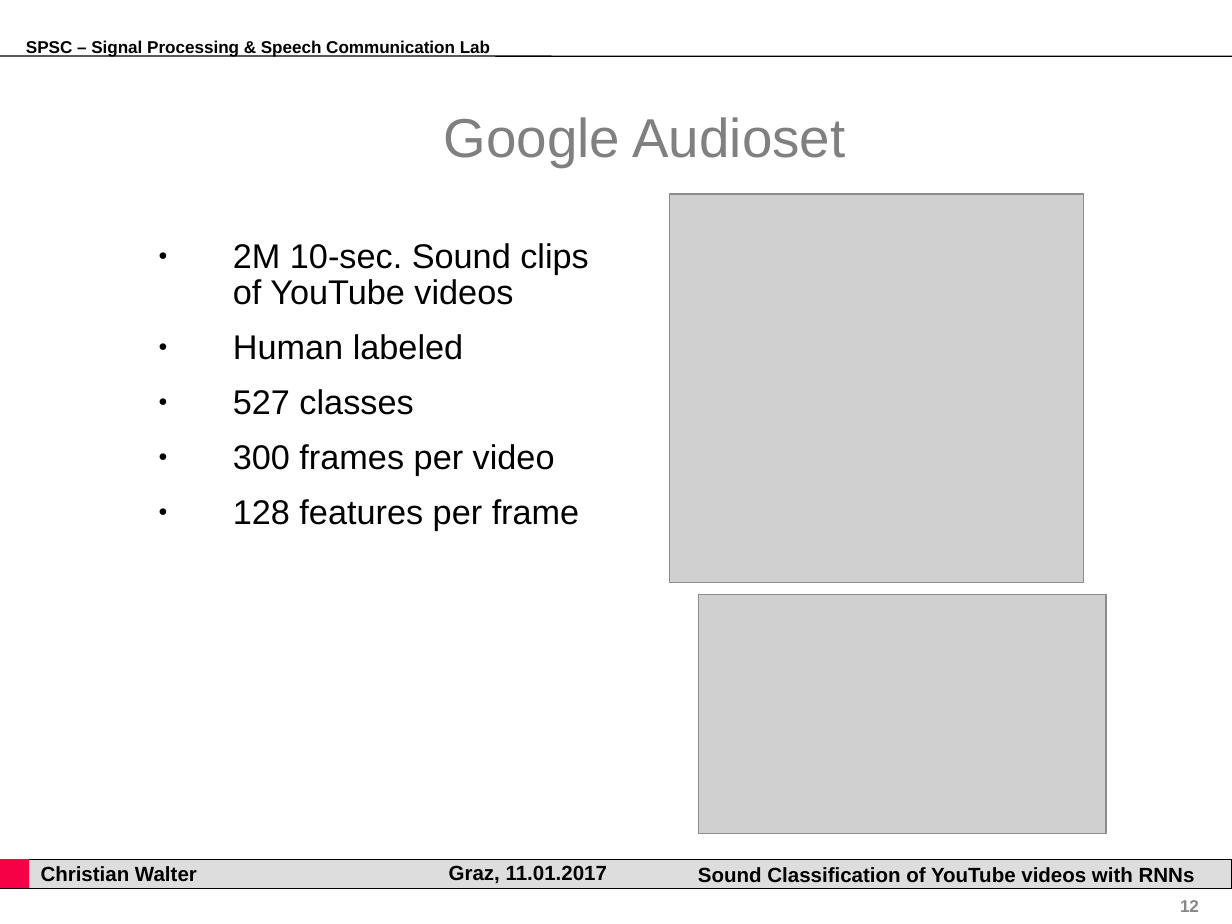
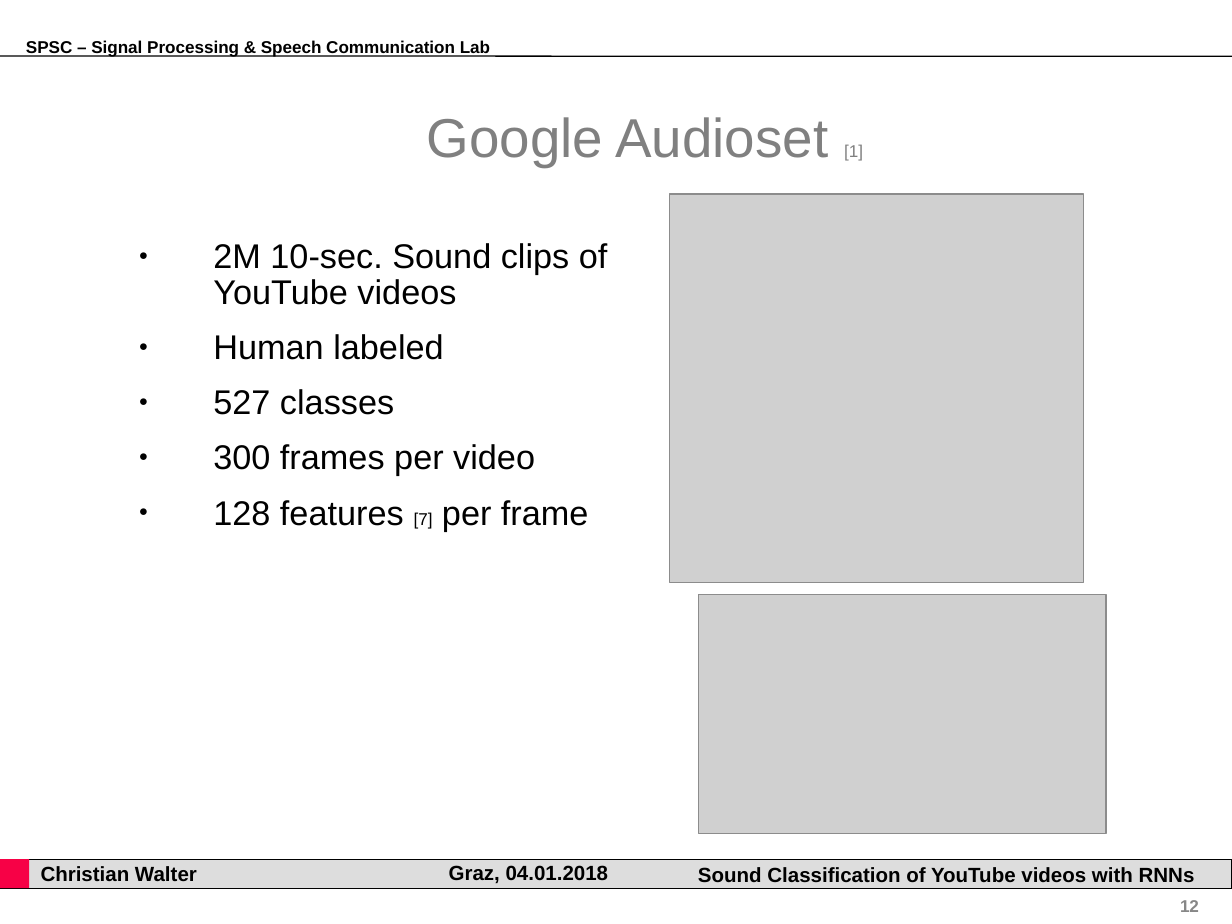
Before and after one commit to gartenschlaefer/present, a slide deck: slide 12 of bachelor_thesis/bachelor_thesis.ppt. Drawn at 1232x924 pixels with LibreOffice and Linux fonts; fonts in the diff are those of the drawing; grey boxes stand for pictures; background and template pictures are left out. Boxes give left, top, right and bottom in pixels: in the first picture for what was removed or moved away, otherwise in the second. Text is boxed around its words. In the diff, an @@ line names an element or a change of style, - is before the commit and + after.

```diff
--- a/bachelor_thesis/bachelor_thesis.ppt
+++ b/bachelor_thesis/bachelor_thesis.ppt
@@ title at box(427, 117, 863, 167): text changed @@
-Google Audioset
+Google Audioset [1]
@@ text "2M 10-sec. Sound clips of ...": place and size @@
-text "2M 10-sec. Sound clips of ..." at box(233, 243, 589, 531)
+text "2M 10-sec. Sound clips of ..." at box(213, 243, 608, 531)
@@ text at box(213, 500, 589, 531): text changed @@
-● 128 features per frame
+● 128 features [7] per frame
@@ text at box(449, 865, 609, 883): text changed @@
-Graz, 11.01.2017
+Graz, 04.01.2018
```
Also in this commit, not shown: 21 other slides changed, 4 slides added, 3 slides removed, 10 other files.
